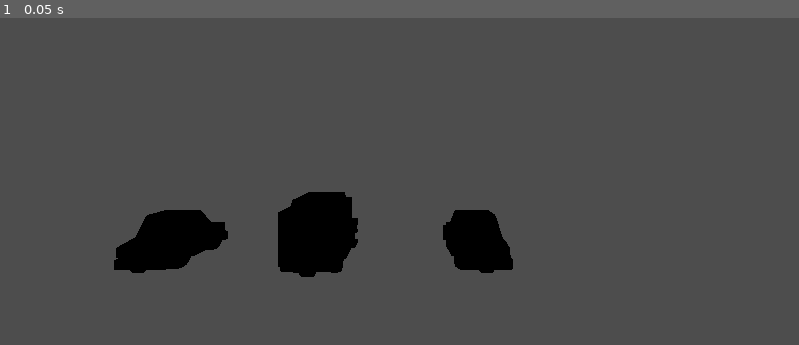
Above: before the commit, frame 1.
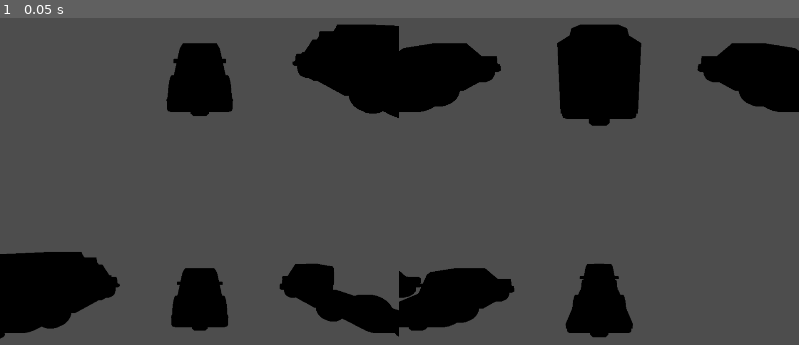
Above: after the commit, the same moment.

Repository: ethanbaedke/Race-Down-Roosevelt
Game: Godot game, scene res://race/race.tscn
The game is run twice, just before and just after one commit, with the same random seed, the same clock (stepped at 60 frames per second) and the same inputs.
Inputs:
- Up to frame 1 (0.05 s): no input

The runs differ from the first frame. In frame 1, 25% of the frame differs, in the area x 0-100%, y 1-99%.

Commit message:
Added viewport setup to race

Diff:
--- a/race-down-roosevelt/project.godot
+++ b/race-down-roosevelt/project.godot
@@ -25,6 +25,11 @@
 gdscript/warnings/unused_parameter=0
 gdscript/warnings/untyped_declaration=2
 
+[display]
+
+window/size/viewport_width=1920
+window/size/viewport_height=1080
+
 [physics]
 
 3d/physics_engine="Jolt Physics"
--- /dev/null
+++ b/race-down-roosevelt/race/camera_controller.gd
@@ -0,0 +1,25 @@
+# This node is not a camera itself. It's purpose is to pose as a camera in the world.
+# It holds a camera reference that it updates to match its position and orientation.
+# This is so the actual cameras can sit in subviewports to handle splitscreen, but still be controlled within the world.
+class_name CameraController extends Node3D
+
+var camera:Camera3D = null
+
+func _sync_camera_position_and_orientation() -> void:
+
+	camera.global_position = self.global_position
+	camera.global_rotation = self.global_rotation
+
+func _ready() -> void:
+
+	# If no camera is given to this controller when it's added to the scene tree, destroy it.
+	if (camera == null):
+		RdrLogger.error(self, "Camera object not set. Destroying self.")
+		self.queue_free()
+		return
+
+	_sync_camera_position_and_orientation()
+
+func _process(delta: float) -> void:
+
+	_sync_camera_position_and_orientation()
--- /dev/null
+++ b/race-down-roosevelt/race/camera_controller.tscn
@@ -0,0 +1,3 @@
+[gd_scene format=3 uid="uid://dwqluci37nolq"]
+
+[node name="CameraController" type="Node3D" unique_id=1581160164]
--- a/race-down-roosevelt/race/default_race_parameters.tres
+++ b/race-down-roosevelt/race/default_race_parameters.tres
@@ -5,16 +5,24 @@
 
 [sub_resource type="Resource" id="Resource_npa6x"]
 script = ExtResource("1_npa6x")
+device_index = -1
+metadata/_custom_type_script = "uid://dp5p80aakxu84"
+
+[sub_resource type="Resource" id="Resource_qwtg1"]
+script = ExtResource("1_npa6x")
+device_index = 0
 metadata/_custom_type_script = "uid://dp5p80aakxu84"
 
 [sub_resource type="Resource" id="Resource_81wdo"]
 script = ExtResource("1_npa6x")
+device_index = 1
 metadata/_custom_type_script = "uid://dp5p80aakxu84"
 
-[sub_resource type="Resource" id="Resource_qwtg1"]
+[sub_resource type="Resource" id="Resource_npf4w"]
 script = ExtResource("1_npa6x")
+device_index = 2
 metadata/_custom_type_script = "uid://dp5p80aakxu84"
 
 [resource]
 script = ExtResource("1_aemwy")
-racer_objects = Array[ExtResource("1_npa6x")]([SubResource("Resource_npa6x"), SubResource("Resource_81wdo"), SubResource("Resource_qwtg1")])
+racer_objects = Array[ExtResource("1_npa6x")]([SubResource("Resource_npa6x"), SubResource("Resource_qwtg1"), SubResource("Resource_81wdo"), SubResource("Resource_npf4w")])
--- a/race-down-roosevelt/race/race.gd
+++ b/race-down-roosevelt/race/race.gd
@@ -1,4 +1,7 @@
 class_name Race extends Node3D
+
+const CAMERA_CONTROLLER_POSITION:Vector3 = Vector3(0.0, 2.0, -4.0)
+const CAMERA_CONTROLLER_ROTATION:Vector3 = Vector3(deg_to_rad(-10.0), deg_to_rad(180.0), 0.0)
 
 @export var race_parameters:RaceParameters = null
 
@@ -9,14 +12,90 @@
 	$"RacerVehicleSpawnPoints/4",
 ]
 
+# 1-player viewport objects.
+@onready var _viewport_setup_1p:Control = $ViewportSetup1p
+@onready var _p1_cam_1p:Camera3D = $ViewportSetup1p/P1SubViewportContainer/SubViewport/P1Cam1p
+
+# 2-player viewport objects.
+@onready var _viewport_setup_2p:Control = $ViewportSetup2p
+@onready var _p1_cam_2p:Camera3D = $ViewportSetup2p/SplitContainer/P1SubViewportContainer/SubViewport/P1Cam2p
+@onready var _p2_cam_2p:Camera3D = $ViewportSetup2p/SplitContainer/P2SubViewportContainer/SubViewport/P2Cam2p
+
+# 3-player viewport objects.
+@onready var _viewport_setup_3p:Control = $ViewportSetup3p
+@onready var _p1_cam_3p:Camera3D = $ViewportSetup3p/SplitContainer/P1SubViewportContainer/SubViewport/P1Cam3p
+@onready var _p2_cam_3p:Camera3D = $ViewportSetup3p/SplitContainer/SplitContainer/P2SubViewportContainer/SubViewport/P2Cam3p
+@onready var _p3_cam_3p:Camera3D = $ViewportSetup3p/SplitContainer/SplitContainer/P3SubViewportContainer/SubViewport/P3Cam3p
+
+# 4-player viewport objects.
+@onready var _viewport_setup_4p:Control = $ViewportSetup4p
+@onready var _p1_cam_4p:Camera3D = $ViewportSetup4p/SplitContainer/SplitContainerTop/P1SubViewportContainer/SubViewport/P1Cam4p
+@onready var _p2_cam_4p:Camera3D = $ViewportSetup4p/SplitContainer/SplitContainerTop/P2SubViewportContainer/SubViewport/P2Cam4p
+@onready var _p3_cam_4p:Camera3D = $ViewportSetup4p/SplitContainer/SplitContainerBottom/P3SubViewportContainer/SubViewport/P3Cam4p
+@onready var _p4_cam_4p:Camera3D = $ViewportSetup4p/SplitContainer/SplitContainerBottom/P4SubViewportContainer/SubViewport/P4Cam4p
+
+var _racer_vehicles:Array[RacerVehicle] = []
+
 func setup_race() -> void:
 
 	RdrLogger.log(self, "Setting up race.")
 
 	_validate_race_parameters()
 	_spawn_racer_vehicles()
+	_setup_player_viewports()
 
 	RdrLogger.log(self, "Race setup complete.")
+
+# This function expects there to be 1-4 racer vehicles, with at least one being player controlled.
+func _setup_player_viewports() -> void:
+
+	RdrLogger.log(self, "Setting up player viewports.")
+
+	# Get a list of all player controlled vehicles.
+	var player_vehicles:Array[RacerVehicle] = []
+	for vehicle:RacerVehicle in _racer_vehicles:
+		if (vehicle.racer.device_index == -2):
+			continue
+		player_vehicles.append(vehicle)
+
+	if (player_vehicles.size() == 0):
+		RdrLogger.error(self, _setup_player_viewports.get_method() + " expects at least one racer to be player controlled.")
+		get_tree().quit(1)
+
+	# Enable viewport setup that corresponds to the number of players and store sub-viewports that should be used.
+	var cameras:Array[Camera3D] = []
+	match player_vehicles.size():
+		1:
+			_viewport_setup_1p.visible = true
+			cameras.append(_p1_cam_1p)
+		2:
+			_viewport_setup_2p.visible = true
+			cameras.append(_p1_cam_2p)
+			cameras.append(_p2_cam_2p)
+		3:
+			_viewport_setup_3p.visible = true
+			cameras.append(_p1_cam_3p)
+			cameras.append(_p2_cam_3p)
+			cameras.append(_p3_cam_3p)
+		4:
+			_viewport_setup_4p.visible = true
+			cameras.append(_p1_cam_4p)
+			cameras.append(_p2_cam_4p)
+			cameras.append(_p3_cam_4p)
+			cameras.append(_p4_cam_4p)
+		_:
+			RdrLogger.error(self, _setup_player_viewports.get_method() + " expects 1-4 racer vehicles to exist.")
+			get_tree().quit(1)
+
+	# Attach cameras to all sub-viewports and associated camera controllers to all player controlled vehicles.
+	for i:int in range(player_vehicles.size()):
+		var controller:CameraController = CameraController.new()
+		controller.camera = cameras[i]
+		player_vehicles[i].add_child(controller)
+		controller.position = CAMERA_CONTROLLER_POSITION
+		controller.rotation = CAMERA_CONTROLLER_ROTATION
+
+	RdrLogger.log(self, "Player viewport setup complete.")
 
 # This function expects race parameters to be valid, and four racer vehicle spawn points to exist.
 func _spawn_racer_vehicles() -> void:
@@ -28,6 +107,8 @@
 			continue
 		else:
 			var racer:RacerVehicle = race_parameters.racer_objects[i].vehicle.instantiate()
+			racer.racer = race_parameters.racer_objects[i]
+			_racer_vehicles.append(racer)
 			self.add_child(racer)
 			racer.global_position = _racer_vehicle_spawn_points[i].global_position
 
--- a/race-down-roosevelt/race/race.tscn
+++ b/race-down-roosevelt/race/race.tscn
@@ -19,5 +19,215 @@
 [node name="4" type="Node3D" parent="RacerVehicleSpawnPoints" unique_id=1242191265]
 transform = Transform3D(1, 0, 0, 0, 1, 0, 0, 0, 1, -6, 0, 0)
 
-[node name="Camera3D" type="Camera3D" parent="." unique_id=771495943]
-transform = Transform3D(-1, 0, 8.742278e-08, 0, 1, 0, -8.742278e-08, 0, -1, 0, 3, -8)
+[node name="ViewportSetup1p" type="Control" parent="." unique_id=1270194998]
+visible = false
+layout_mode = 3
+anchors_preset = 15
+anchor_right = 1.0
+anchor_bottom = 1.0
+grow_horizontal = 2
+grow_vertical = 2
+
+[node name="P1SubViewportContainer" type="SubViewportContainer" parent="ViewportSetup1p" unique_id=1013092802]
+layout_mode = 1
+anchors_preset = 15
+anchor_right = 1.0
+anchor_bottom = 1.0
+grow_horizontal = 2
+grow_vertical = 2
+stretch = true
+
+[node name="SubViewport" type="SubViewport" parent="ViewportSetup1p/P1SubViewportContainer" unique_id=495757156]
+handle_input_locally = false
+size = Vector2i(1920, 1080)
+render_target_update_mode = 0
+
+[node name="P1Cam1p" type="Camera3D" parent="ViewportSetup1p/P1SubViewportContainer/SubViewport" unique_id=368035240]
+
+[node name="ViewportSetup2p" type="Control" parent="." unique_id=1816943001]
+visible = false
+layout_mode = 3
+anchors_preset = 15
+anchor_right = 1.0
+anchor_bottom = 1.0
+grow_horizontal = 2
+grow_vertical = 2
+
+[node name="SplitContainer" type="SplitContainer" parent="ViewportSetup2p" unique_id=1783777825]
+layout_mode = 1
+anchors_preset = 15
+anchor_right = 1.0
+anchor_bottom = 1.0
+grow_horizontal = 2
+grow_vertical = 2
+dragger_visibility = 2
+vertical = true
+
+[node name="P1SubViewportContainer" type="SubViewportContainer" parent="ViewportSetup2p/SplitContainer" unique_id=1161227815]
+layout_mode = 2
+size_flags_vertical = 3
+stretch = true
+
+[node name="SubViewport" type="SubViewport" parent="ViewportSetup2p/SplitContainer/P1SubViewportContainer" unique_id=1124966520]
+handle_input_locally = false
+size = Vector2i(1920, 540)
+render_target_update_mode = 0
+
+[node name="P1Cam2p" type="Camera3D" parent="ViewportSetup2p/SplitContainer/P1SubViewportContainer/SubViewport" unique_id=1614703854]
+
+[node name="P2SubViewportContainer" type="SubViewportContainer" parent="ViewportSetup2p/SplitContainer" unique_id=811511113]
+layout_mode = 2
+size_flags_vertical = 3
+stretch = true
+
+[node name="SubViewport" type="SubViewport" parent="ViewportSetup2p/SplitContainer/P2SubViewportContainer" unique_id=2138917841]
+handle_input_locally = false
+size = Vector2i(1920, 540)
+render_target_update_mode = 0
+
+[node name="P2Cam2p" type="Camera3D" parent="ViewportSetup2p/SplitContainer/P2SubViewportContainer/SubViewport" unique_id=950310841]
+
+[node name="ViewportSetup3p" type="Control" parent="." unique_id=412423473]
+visible = false
+layout_mode = 3
+anchors_preset = 15
+anchor_right = 1.0
+anchor_bottom = 1.0
+grow_horizontal = 2
+grow_vertical = 2
+
+[node name="SplitContainer" type="SplitContainer" parent="ViewportSetup3p" unique_id=491390015]
+layout_mode = 1
+anchors_preset = 15
+anchor_right = 1.0
+anchor_bottom = 1.0
+grow_horizontal = 2
+grow_vertical = 2
+dragger_visibility = 2
+vertical = true
+
+[node name="P1SubViewportContainer" type="SubViewportContainer" parent="ViewportSetup3p/SplitContainer" unique_id=2008084985]
+layout_mode = 2
+size_flags_vertical = 3
+stretch = true
+
+[node name="SubViewport" type="SubViewport" parent="ViewportSetup3p/SplitContainer/P1SubViewportContainer" unique_id=1933646717]
+handle_input_locally = false
+size = Vector2i(1920, 540)
+render_target_update_mode = 0
+
+[node name="P1Cam3p" type="Camera3D" parent="ViewportSetup3p/SplitContainer/P1SubViewportContainer/SubViewport" unique_id=279638826]
+
+[node name="SplitContainer" type="SplitContainer" parent="ViewportSetup3p/SplitContainer" unique_id=962487105]
+layout_mode = 2
+size_flags_vertical = 3
+dragger_visibility = 2
+
+[node name="P2SubViewportContainer" type="SubViewportContainer" parent="ViewportSetup3p/SplitContainer/SplitContainer" unique_id=1243543346]
+layout_mode = 2
+size_flags_horizontal = 3
+size_flags_vertical = 3
+stretch = true
+
+[node name="SubViewport" type="SubViewport" parent="ViewportSetup3p/SplitContainer/SplitContainer/P2SubViewportContainer" unique_id=110053399]
+handle_input_locally = false
+size = Vector2i(960, 540)
+render_target_update_mode = 0
+
+[node name="P2Cam3p" type="Camera3D" parent="ViewportSetup3p/SplitContainer/SplitContainer/P2SubViewportContainer/SubViewport" unique_id=1010377993]
+
+[node name="P3SubViewportContainer" type="SubViewportContainer" parent="ViewportSetup3p/SplitContainer/SplitContainer" unique_id=1035557721]
+layout_mode = 2
+size_flags_horizontal = 3
+size_flags_vertical = 3
+stretch = true
+
+[node name="SubViewport" type="SubViewport" parent="ViewportSetup3p/SplitContainer/SplitContainer/P3SubViewportContainer" unique_id=1461339796]
+handle_input_locally = false
+size = Vector2i(960, 540)
+render_target_update_mode = 0
+
+[node name="P3Cam3p" type="Camera3D" parent="ViewportSetup3p/SplitContainer/SplitContainer/P3SubViewportContainer/SubViewport" unique_id=484191211]
+
+[node name="ViewportSetup4p" type="Control" parent="." unique_id=86277851]
+visible = false
+layout_mode = 3
+anchors_preset = 15
+anchor_right = 1.0
+anchor_bottom = 1.0
+grow_horizontal = 2
+grow_vertical = 2
+
+[node name="SplitContainer" type="SplitContainer" parent="ViewportSetup4p" unique_id=401981938]
+layout_mode = 1
+anchors_preset = 15
+anchor_right = 1.0
+anchor_bottom = 1.0
+grow_horizontal = 2
+grow_vertical = 2
+split_offsets = PackedInt32Array(40)
+dragger_visibility = 2
+vertical = true
+split_offset = 40
+
+[node name="SplitContainerTop" type="SplitContainer" parent="ViewportSetup4p/SplitContainer" unique_id=996727786]
+layout_mode = 2
+size_flags_vertical = 3
+dragger_visibility = 2
+
+[node name="P1SubViewportContainer" type="SubViewportContainer" parent="ViewportSetup4p/SplitContainer/SplitContainerTop" unique_id=1734390034]
+layout_mode = 2
+size_flags_horizontal = 3
+size_flags_vertical = 3
+stretch = true
+
+[node name="SubViewport" type="SubViewport" parent="ViewportSetup4p/SplitContainer/SplitContainerTop/P1SubViewportContainer" unique_id=1551899885]
+handle_input_locally = false
+size = Vector2i(960, 580)
+render_target_update_mode = 0
+
+[node name="P1Cam4p" type="Camera3D" parent="ViewportSetup4p/SplitContainer/SplitContainerTop/P1SubViewportContainer/SubViewport" unique_id=1962248314]
+
+[node name="P2SubViewportContainer" type="SubViewportContainer" parent="ViewportSetup4p/SplitContainer/SplitContainerTop" unique_id=629965026]
+layout_mode = 2
+size_flags_horizontal = 3
+size_flags_vertical = 3
+stretch = true
+
+[node name="SubViewport" type="SubViewport" parent="ViewportSetup4p/SplitContainer/SplitContainerTop/P2SubViewportContainer" unique_id=326561824]
+handle_input_locally = false
+size = Vector2i(960, 580)
+render_target_update_mode = 0
+
+[node name="P2Cam4p" type="Camera3D" parent="ViewportSetup4p/SplitContainer/SplitContainerTop/P2SubViewportContainer/SubViewport" unique_id=14345126]
+
+[node name="SplitContainerBottom" type="SplitContainer" parent="ViewportSetup4p/SplitContainer" unique_id=437469594]
+layout_mode = 2
+size_flags_vertical = 3
+dragger_visibility = 2
+
+[node name="P3SubViewportContainer" type="SubViewportContainer" parent="ViewportSetup4p/SplitContainer/SplitContainerBottom" unique_id=1983900006]
+layout_mode = 2
+size_flags_horizontal = 3
+size_flags_vertical = 3
+stretch = true
+
+[node name="SubViewport" type="SubViewport" parent="ViewportSetup4p/SplitContainer/SplitContainerBottom/P3SubViewportContainer" unique_id=2120210250]
+handle_input_locally = false
+size = Vector2i(960, 500)
+render_target_update_mode = 0
+
+[node name="P3Cam4p" type="Camera3D" parent="ViewportSetup4p/SplitContainer/SplitContainerBottom/P3SubViewportContainer/SubViewport" unique_id=1996853780]
+
+[node name="P4SubViewportContainer" type="SubViewportContainer" parent="ViewportSetup4p/SplitContainer/SplitContainerBottom" unique_id=117659262]
+layout_mode = 2
+size_flags_horizontal = 3
+size_flags_vertical = 3
+stretch = true
+
+[node name="SubViewport" type="SubViewport" parent="ViewportSetup4p/SplitContainer/SplitContainerBottom/P4SubViewportContainer" unique_id=971782923]
+handle_input_locally = false
+size = Vector2i(960, 500)
+render_target_update_mode = 0
+
+[node name="P4Cam4p" type="Camera3D" parent="ViewportSetup4p/SplitContainer/SplitContainerBottom/P4SubViewportContainer/SubViewport" unique_id=1975362]
--- a/race-down-roosevelt/vehicles/racer_vehicles/racer_vehicle.gd
+++ b/race-down-roosevelt/vehicles/racer_vehicles/racer_vehicle.gd
@@ -1 +1,10 @@
 class_name RacerVehicle extends Node3D
+
+# This must be set when a racer vehicle is instantiated.
+var racer:RacerObject = null
+
+func _ready() -> void:
+
+	if (racer == null):
+		RdrLogger.warn(self, "Racer object not set. Creating default instance.")
+		racer = RacerObject.new()
Not shown, added: race-down-roosevelt/race/camera_controller.gd.uid
